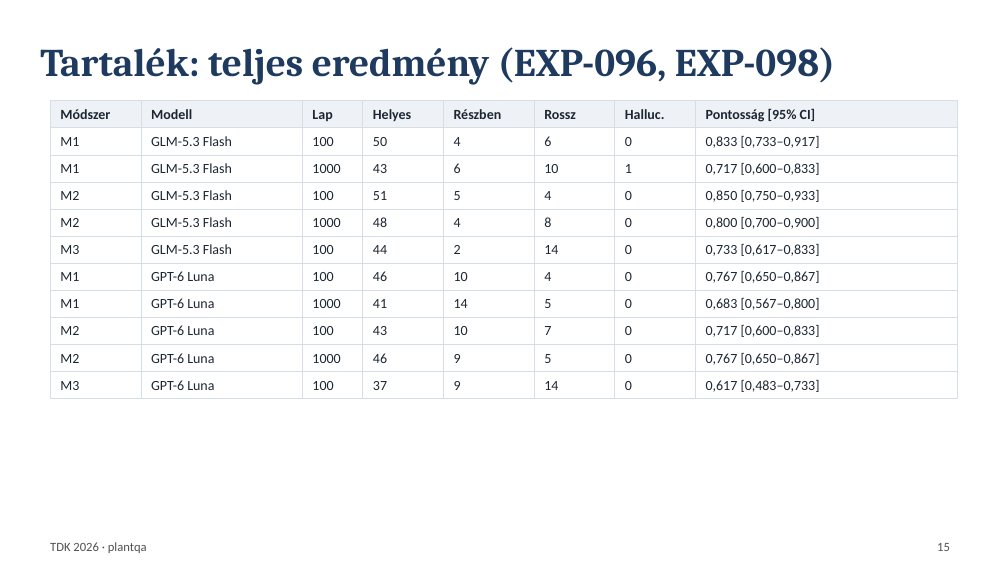
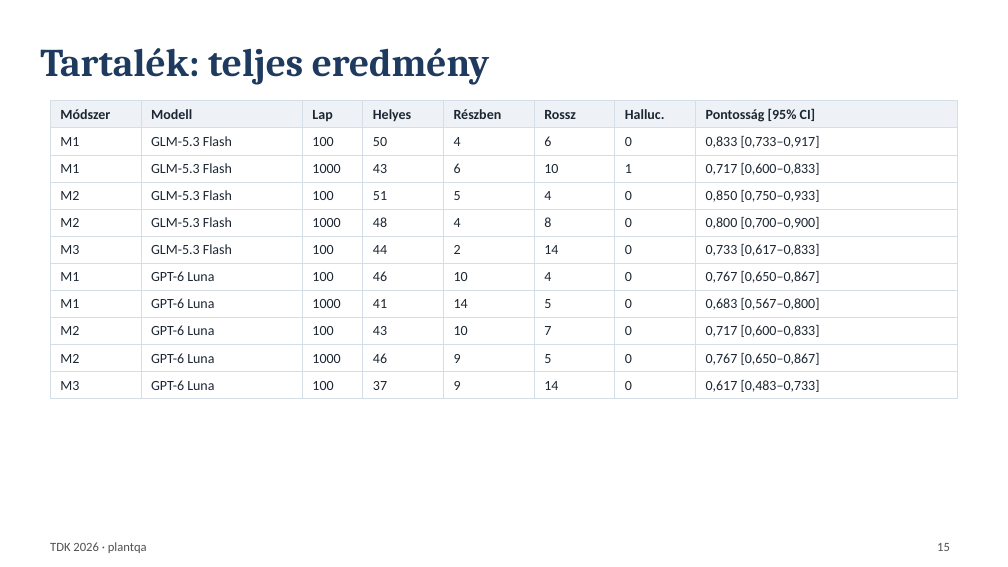
Before and after one commit to Pifu69/plantqa, a slide deck: slide 15 of eloadas/eloadas.pptx. Drawn at 1008x567 pixels with LibreOffice and Linux fonts; fonts in the diff are those of the drawing. Boxes give left, top, right and bottom in pixels: in the first picture for what was removed or moved away, otherwise in the second. Text is boxed around its words. In the diff, an @@ line names an element or a change of style, - is before the commit and + after.

```diff
--- a/eloadas/eloadas.pptx
+++ b/eloadas/eloadas.pptx
@@ text at (x1=40, y1=48, x2=489, y2=85): text changed @@
-Tartalék: teljes eredmény (EXP-096, EXP-098)
+Tartalék: teljes eredmény
```
Also in this commit, not shown: 5 other slides changed, 43 other files.
